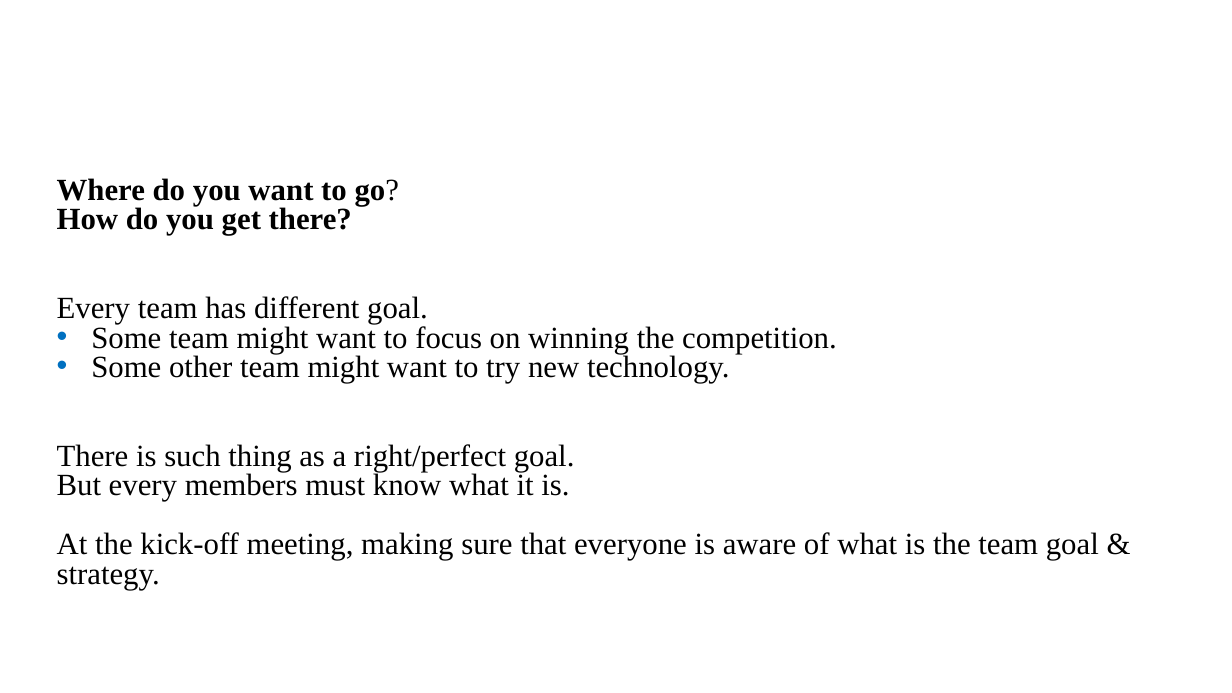
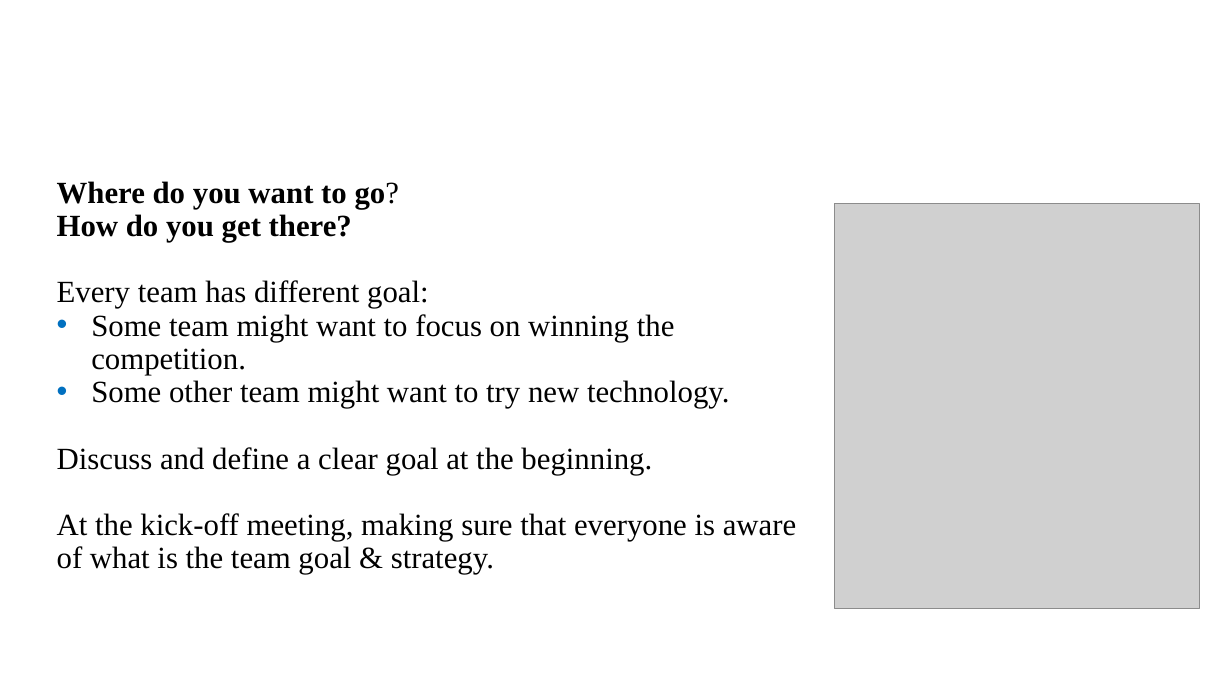
Before and after one commit to MorokotSakal/robotics-se, a slide deck: slide 3 of RoboticsTeam_SysEng_211227.pptx. Drawn at 1232x693 pixels with LibreOffice and Linux fonts; fonts in the diff are those of the drawing; grey boxes stand for pictures; background and template pictures are left out. Boxes give left, top, right and bottom in pixels: in the first picture for what was removed or moved away, otherwise in the second. Text is boxed around its words. In the diff, an @@ line names an element or a change of style, - is before the commit and + after.

Commit message:
revise the overall content, added design flow

```diff
--- a/RoboticsTeam_SysEng_211227.pptx
+++ b/RoboticsTeam_SysEng_211227.pptx
@@ text at <box>57,181,796,574</box>: line spacing 0.8 to 0.9 @@
@@ picture added at <box>835,203,1200,609</box> @@
@@ text at <box>57,280,429,309</box>: text changed @@
-Every team has different goal.
+Every team has different goal:
@@ text at <box>57,447,652,475</box>: text changed @@
-There is such thing as a right/perfect goal.
-But every members must know what it is.
+Discuss and define a clear goal at the beginning.
```
Also in this commit, not shown: 14 other slides changed, 2 slides added, 1 slide removed.
